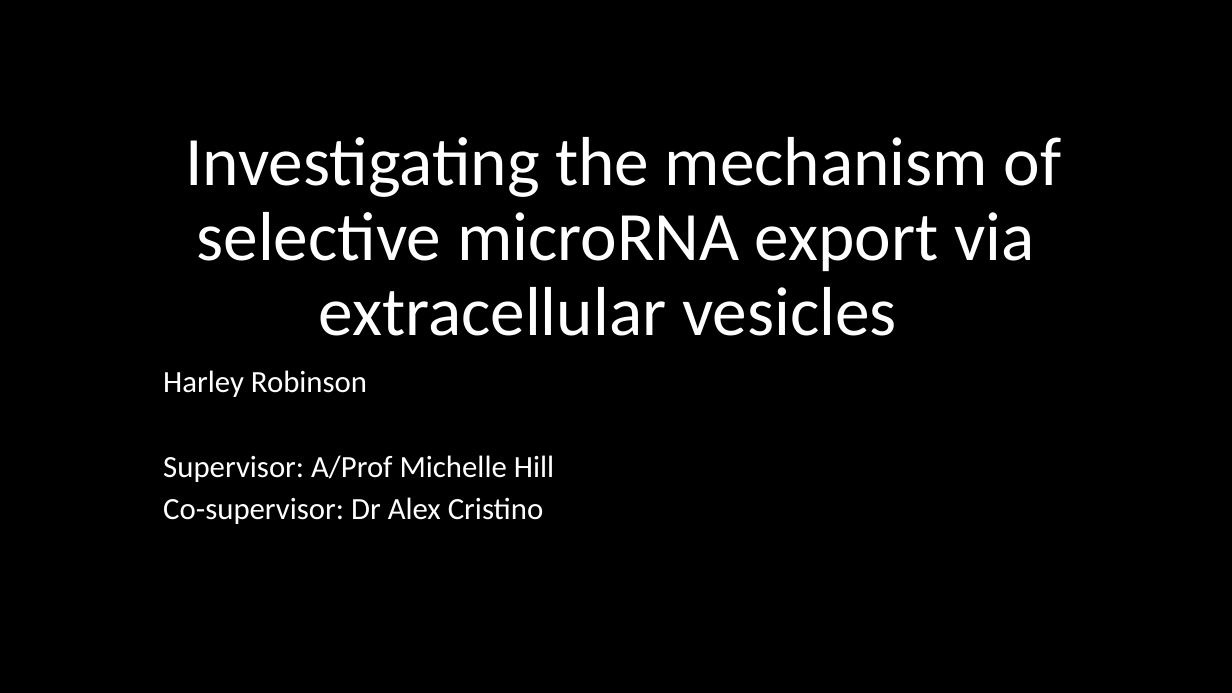
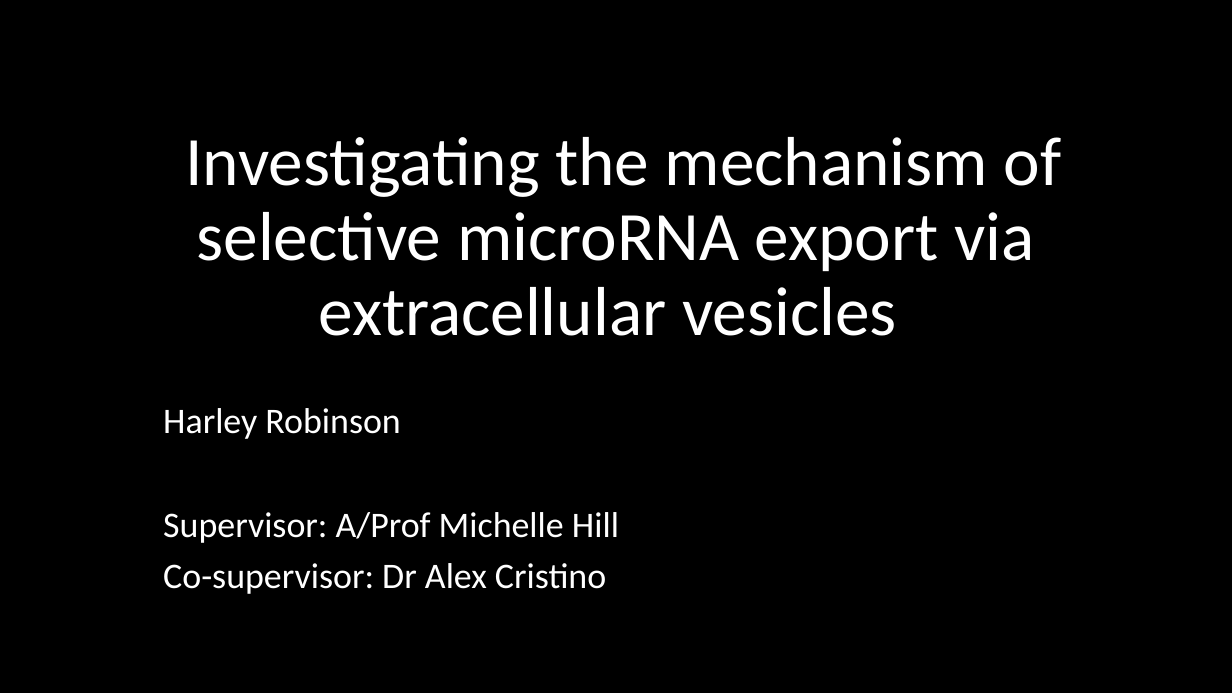
Before and after one commit to HarleyRobinson/Honours2, a slide deck: slide 1 of BackgroundInfo/Selective export of microRNA via extracellular vesicles (2).pptx. Drawn at 1232x693 pixels with LibreOffice and Linux fonts; fonts in the diff are those of the drawing; background and template pictures are left out. Boxes give left, top, right and bottom in pixels: in the first picture for what was removed or moved away, otherwise in the second. Text is boxed around its words. In the diff, an @@ line names an element or a change of style, - is before the commit and + after.

```diff
--- a/BackgroundInfo/Selective export of microRNA via extracellular vesicles (2).pptx
+++ b/BackgroundInfo/Selective export of microRNA via extracellular vesicles (2).pptx
@@ subtitle "Harley Robinson": place and size @@
-subtitle "Harley Robinson" at (163, 370, 554, 524)
+subtitle "Harley Robinson" at (163, 408, 619, 594)
@@ subtitle "Harley Robinson" at (163, 408, 619, 594): size 24 to 28 pt; line spacing 0.8 to 0.9 @@
```
Also in this commit, not shown: 8 other slides changed, 1 slide added, 1 slide removed, 2 other files.
